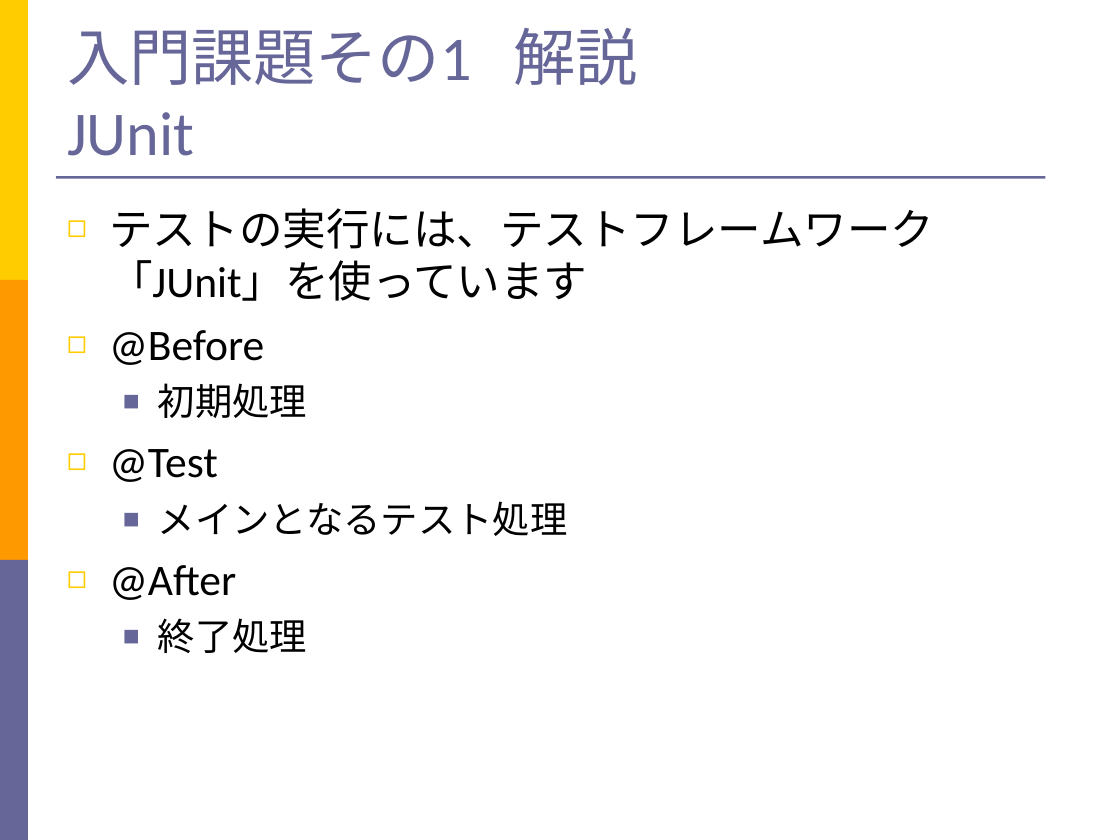
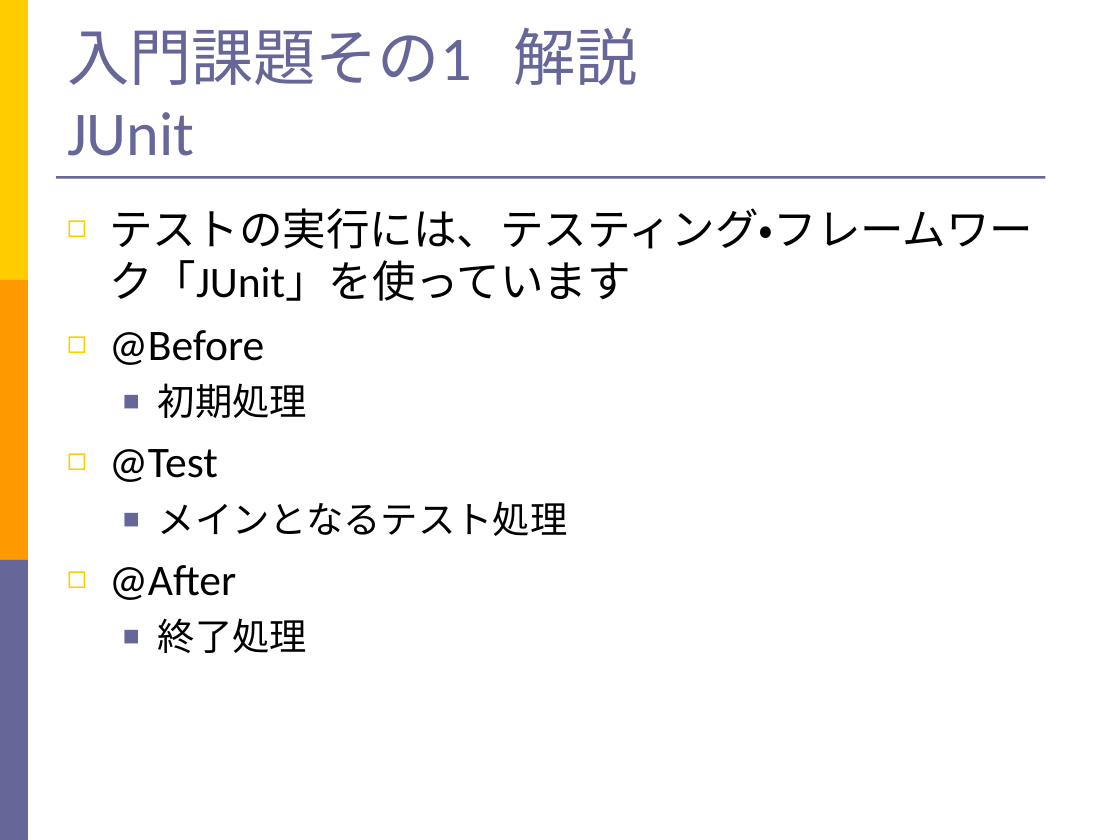
Before and after one commit to takuY-U2/STARHotel, a slide deck: slide 11 of docs/Slide.ppt. Drawn at 1120x840 pixels with LibreOffice and Linux fonts; fonts in the diff are those of the drawing. Boxes give left, top, right and bottom in pixels: in the first picture for what was removed or moved away, otherwise in the second. Text is boxed around its words. In the diff, an @@ line names an element or a change of style, - is before the commit and + after.

```diff
--- a/docs/Slide.ppt
+++ b/docs/Slide.ppt
@@ text at (109, 208, 1033, 301): text changed @@
-◻ テストの実行には、テストフレームワーク「JUnit」を使っています
+◻ テストの実行には、テスティング・フレームワーク「JUnit」を使っています
```
Also in this commit, not shown: 9 other slides changed, 7 other files.
